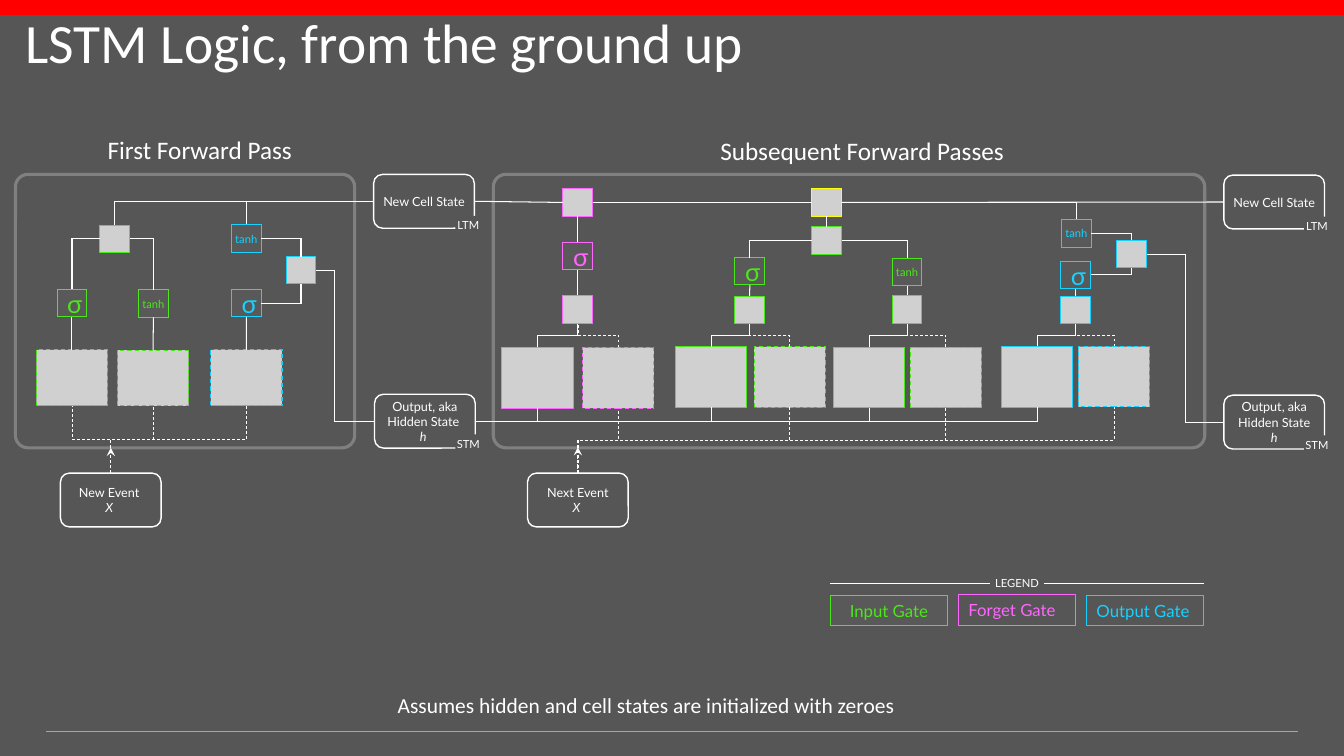
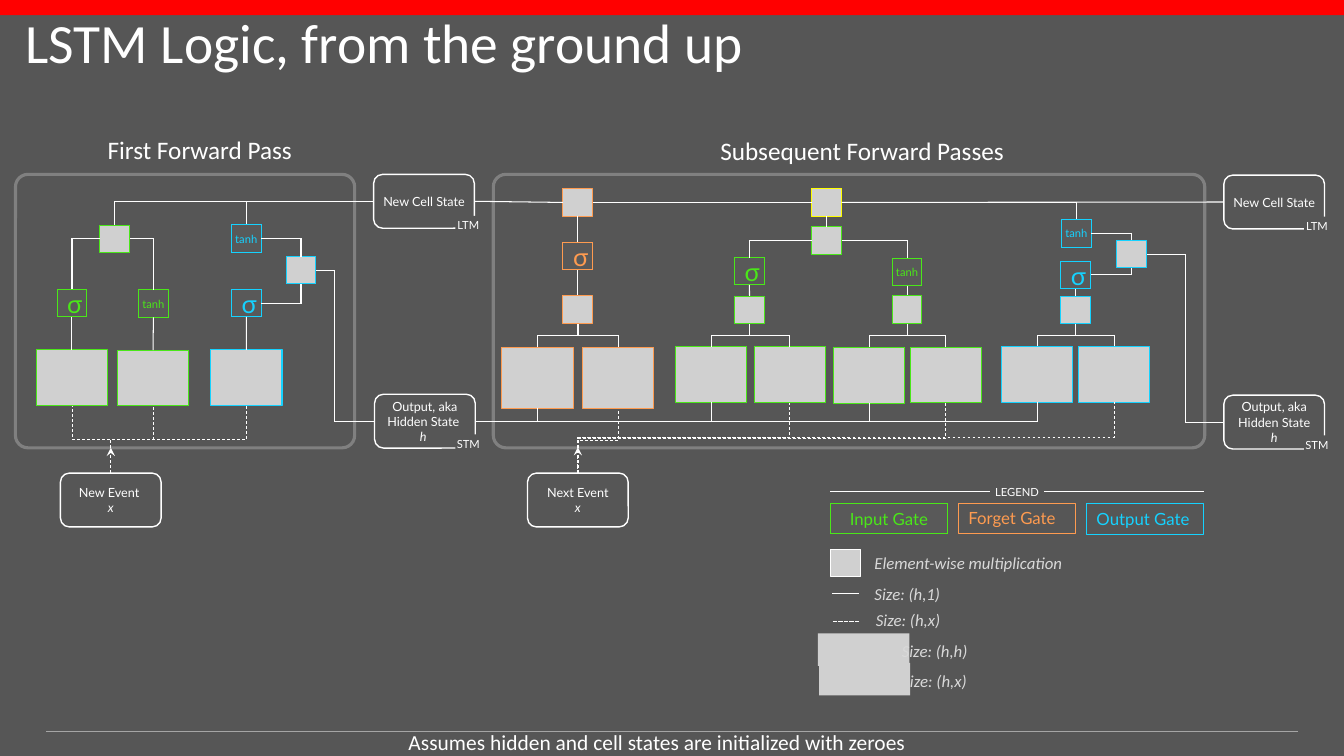
Before and after one commit to conditg/deng-ai, a slide deck: slide 10 of DengAI.pptx. Drawn at 1344x756 pixels with LibreOffice and Linux fonts; fonts in the diff are those of the drawing; grey boxes stand for pictures; background and template pictures are left out. Boxes give left, top, right and bottom in pixels: in the first picture for what was removed or moved away, otherwise in the second. Text is boxed around its words. In the diff, an @@ line names an element or a change of style, - is before the commit and + after.

```diff
--- a/DengAI.pptx
+++ b/DengAI.pptx
@@ rectangle "σ" at [564, 243, 594, 270]: text colour #FF66FF to #FE9B50; outline #FF66FF 0.75 pt to #FE9B50 0.75 pt @@
@@ elbow line (619, 348) - (578, 324): stroke #FFFFFF 0.5 pt dashed to #FFFFFF 0.5 pt @@
@@ elbow line (789, 347) - (750, 324): stroke #FFFFFF 0.5 pt dashed to #FFFFFF 0.5 pt @@
@@ elbow line (946, 348) - (907, 324): stroke #FFFFFF 0.5 pt dashed to #FFFFFF 0.5 pt @@
@@ elbow line (1114, 347) - (1076, 324): stroke #FFFFFF 0.5 pt dashed to #FFFFFF 0.5 pt @@
@@ picture: place and size @@
-picture at [676, 347, 747, 407]
+picture at [676, 347, 747, 402]
@@ picture: place and size @@
-picture at [754, 347, 826, 407]
+picture at [754, 347, 826, 402]
@@ picture: place and size @@
-picture at [834, 348, 905, 408]
+picture at [834, 348, 905, 403]
@@ picture: place and size @@
-picture at [910, 348, 982, 408]
+picture at [910, 348, 982, 403]
@@ picture: place and size @@
-picture at [1002, 347, 1074, 407]
+picture at [1002, 347, 1074, 402]
@@ picture: place and size @@
-picture at [1079, 347, 1150, 407]
+picture at [1079, 347, 1150, 402]
@@ elbow line moved from (476, 421) - (1037, 407) to (476, 421) - (1037, 402) @@
@@ elbow line moved from (476, 421) - (869, 408) to (476, 421) - (869, 403) @@
@@ elbow line moved from (476, 421) - (712, 407) to (476, 421) - (712, 402) @@
@@ elbow line moved from (578, 473) - (1114, 407) to (578, 473) - (1114, 402) @@
@@ elbow line moved from (578, 473) - (946, 408) to (578, 473) - (946, 403) @@
@@ elbow line moved from (578, 473) - (789, 407) to (578, 473) - (789, 402) @@
@@ text in rounded rectangle at [108, 505, 114, 512]: text changed @@
-X
+x
@@ text in rounded rectangle at [575, 505, 581, 512]: text changed @@
-X
+x
@@ 3 rectangles, 1 text, 1 line: place and size @@
-3 rectangles, 1 text, 1 line at [831, 579, 1204, 626]
+3 rectangles, 1 text, 1 line at [831, 488, 1204, 534]
@@ rectangle "Forget Gate" at [959, 503, 1076, 533]: text colour #FF66FF to #FE9B50; outline #FF66FF 0.75 pt to #FE9B50 0.75 pt @@
@@ picture added at [831, 549, 861, 577] @@
@@ text added at [874, 557, 1063, 572], 12 pt, text #D9D9D9, italic @@
+Element-wise multiplication
@@ line added from (833, 594) to (859, 594), #FFFFFF 1 pt @@
@@ text added at [874, 588, 940, 602], 12 pt, text #D9D9D9, italic @@
+Size: (h,1)
@@ line added from (833, 621) to (860, 621), #FFFFFF 1 pt dashed @@
@@ text added at [876, 614, 940, 628], 12 pt, text #D9D9D9, italic @@
+Size: (h,x)
@@ group added at [819, 633, 968, 696]: 2 pictures, 2 texts @@
+Size: (h,h)
+Size: (h,x)
@@ text "Assumes hidden and cell states ...": place and size @@
-text "Assumes hidden and cell states ..." at [398, 698, 894, 713]
+text "Assumes hidden and cell states ..." at [408, 735, 905, 750]
```
Also in this commit, not shown: 5 other slides changed, 1 other file.
